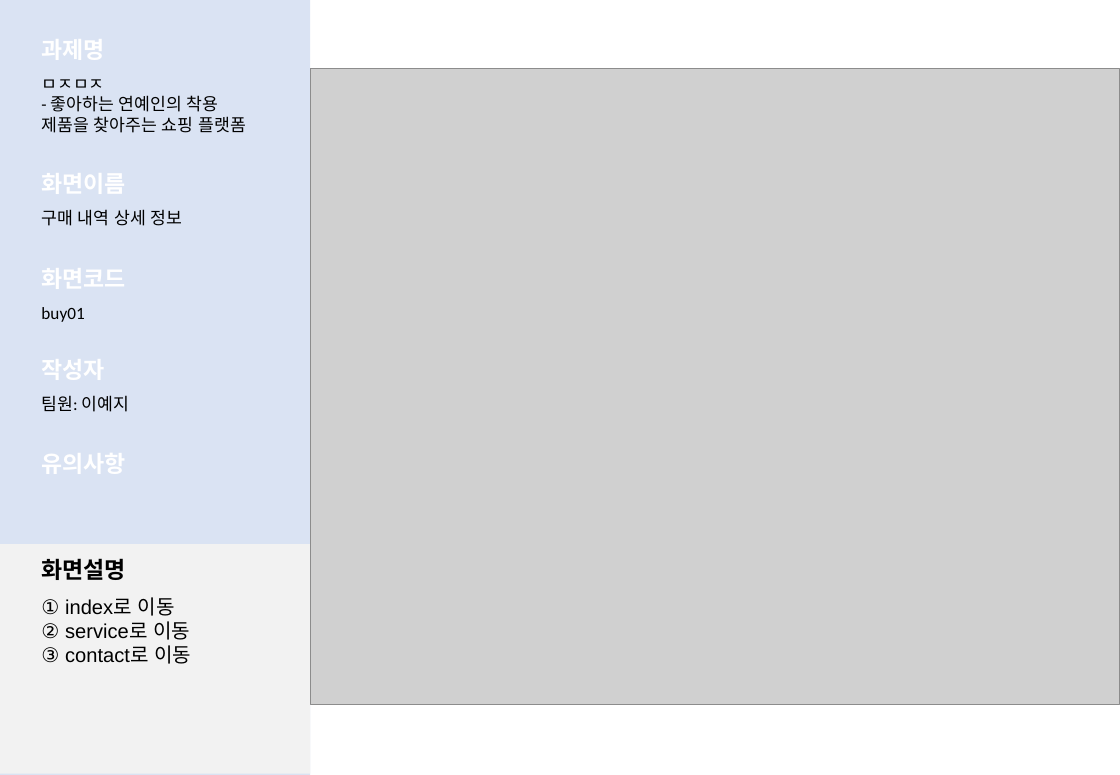
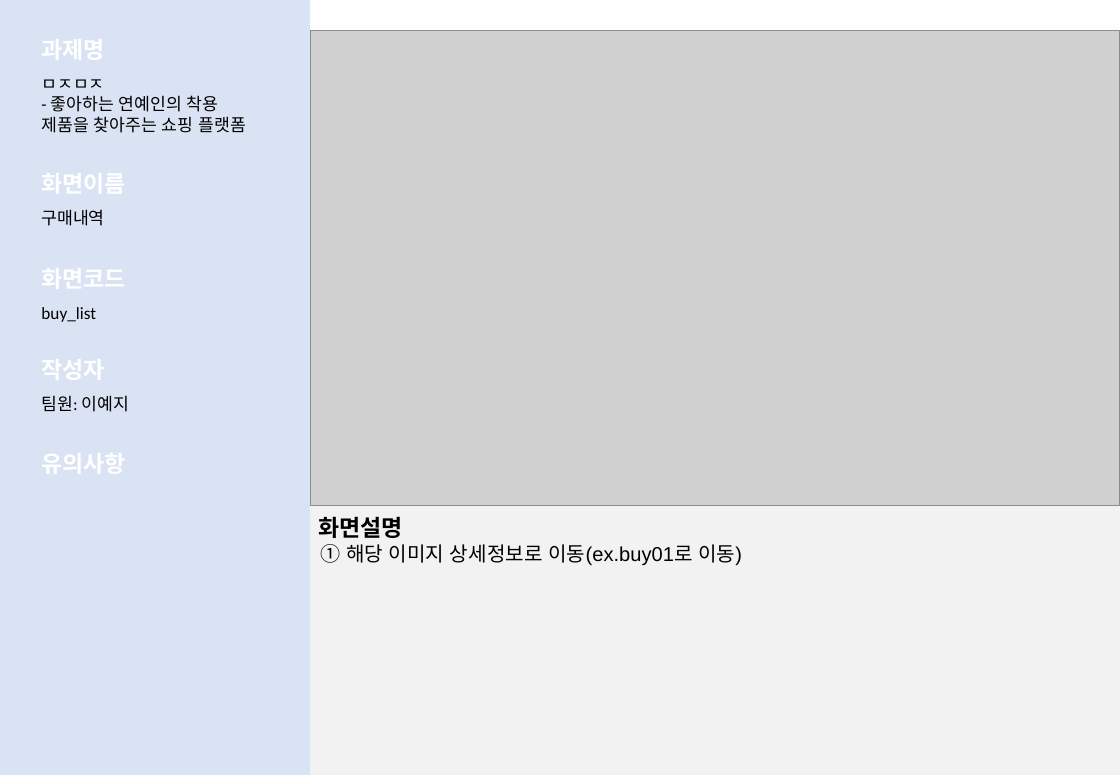
Before and after one commit to LeticiaKang/Project_Idol-Fandom-WebPlaform, a slide deck: slide 17 of 1. 산출문서/화면설계서(실전)/화면설계서_서식(1조. HappyVirus) (실전).pptx (slide 16 before the commit). Drawn at 1120x775 pixels with LibreOffice and Linux fonts; fonts in the diff are those of the drawing; grey boxes stand for pictures. Boxes give left, top, right and bottom in pixels: in the first picture for what was removed or moved away, otherwise in the second. Text is boxed around its words. In the diff, an @@ line names an element or a change of style, - is before the commit and + after.

Commit message:
산출문서 수정
- 화면설계서
- 데이터베이스 요구사항 분석서

```diff
--- a/1. 산출문서/화면설계서(실전)/화면설계서_서식(1조. HappyVirus) (실전).pptx
+++ b/1. 산출문서/화면설계서(실전)/화면설계서_서식(1조. HappyVirus) (실전).pptx
@@ picture: place and size @@
-picture at [310, 69, 1120, 705]
+picture at [310, 31, 1120, 506]
@@ text at [41, 209, 104, 226]: text changed @@
-구매 내역 상세 정보
+구매내역
@@ text at [41, 307, 96, 322]: text changed @@
-buy01
+buy_list
@@ text "화면설명": place and size @@
-text "화면설명" at [41, 558, 125, 580]
+text "화면설명" at [318, 516, 402, 538]
@@ rectangle: place and size @@
-rectangle at [0, 545, 310, 775]
+rectangle at [310, 506, 1120, 775]
@@ text at [320, 544, 742, 565]: text changed @@
-① index로 이동
-② service로 이동
-③ contact로 이동
+① 해당 이미지 상세정보로 이동(ex.buy01로 이동)
```
Also in this commit, not shown: 15 other slides changed, 2 slides added, 1 other file.
